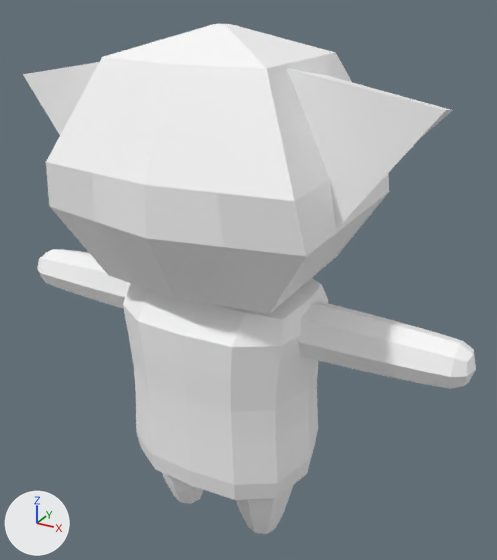
A saved change to the glTF model assets/baseCat.glb.
Before and after are seen from a 50 mm camera at (2.83, -4.74, 4.99) aimed at (-0.14, 0.67, 2.29). Arrows for +X, +Y and +Z are at lower left; the lights stay in place. The older version comes first. Vertices at exactly the same position are counted once.

The older version as bpy lines, for what is in view:
```python
mat_defaultmaterial = bpy.data.materials.new('DefaultMaterial')
mat_defaultmaterial.use_nodes = True; mat_defaultmaterial.node_tree.nodes.clear()
_N = mat_defaultmaterial.node_tree.nodes; _L = mat_defaultmaterial.node_tree.links
n0 = _N.new('ShaderNodeOutputMaterial'); n0.name = 'Material Output'
n1 = _N.new('ShaderNodeBsdfPrincipled'); n1.name = 'Principled BSDF'
n2 = _N.new('ShaderNodeVertexColor'); n2.name = 'Color Attribute'
_L.new(n1.outputs[0], n0.inputs[0])  # 'BSDF' to 'Surface'
_L.new(n2.outputs[0], n1.inputs[0])  # 'Color' to 'Base Color'
me_cube_007 = bpy.data.meshes.new('Cube.007')
me_cube_007.from_pydata(...)  # 698 vertices, 1360 faces; spans x -2.17..2.17, y -0.38..3.35, z -0.88..3.76
me_cube_007.materials.append(mat_defaultmaterial)
ob_torso = bpy.data.objects.new('Torso', me_cube_007)
ob_torso.location = (0.0, -0.71, 0.91)
```
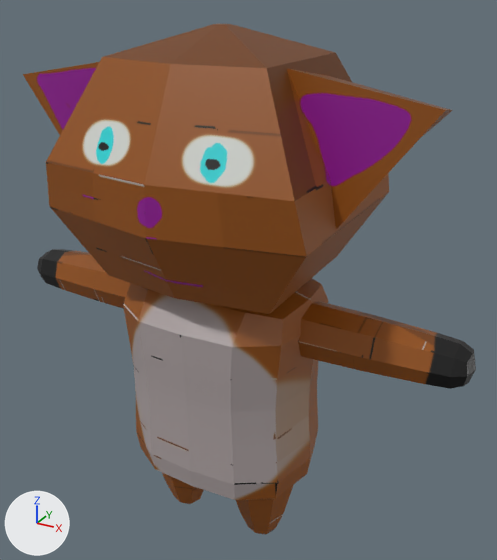
Changed parts and their boxes (x1, y1, x2, y2) in the pictures (497 x 560 px):
'Torso', surface changed (white to brown): (23, 24, 476, 535) in both

The change, as a diff of the scene's bpy script:
```diff
--- a/assets/baseCat.glb.py
+++ b/assets/baseCat.glb.py
@@ img_cat_texture @@
+img_cat_texture = load_image('cat texture', '_unpacked/cat_texture', 1024, 1024, 'sRGB')
@@ mat_defaultmaterial @@
 _N = mat_defaultmaterial.node_tree.nodes; _L = mat_defaultmaterial.node_tree.links
+n1 = _N.new('ShaderNodeBsdfPrincipled'); n1.name = 'Principled BSDF'
 n0 = _N.new('ShaderNodeOutputMaterial'); n0.name = 'Material Output'
-n1 = _N.new('ShaderNodeBsdfPrincipled'); n1.name = 'Principled BSDF'
+n3 = _N.new('ShaderNodeMix'); n3.name = 'Mix'
+n3.data_type = 'RGBA'
+n3.blend_type = 'MULTIPLY'
+n3.inputs[0].default_value = 1.0  # 'Factor'
 n2 = _N.new('ShaderNodeVertexColor'); n2.name = 'Color Attribute'
+n4 = _N.new('ShaderNodeTexImage'); n4.name = 'Image Texture'
+n4.image = img_cat_texture
 _L.new(n1.outputs[0], n0.inputs[0])  # 'BSDF' to 'Surface'
-_L.new(n2.outputs[0], n1.inputs[0])  # 'Color' to 'Base Color'
+_L.new(n3.outputs[2], n1.inputs[0])  # 'Result' to 'Base Color'
+_L.new(n2.outputs[0], n3.inputs[7])  # 'Color' to 'B'
+_L.new(n4.outputs[0], n3.inputs[6])  # 'Color' to 'A'
@@ me_cube_007 @@
 me_cube_007.from_pydata(...)  # 698 vertices, 1360 faces; spans x -2.17..2.17, y -0.38..3.35, z -0.88..3.76
 # used by ob_torso; location = (0.0, -0.71, 0.91)
+# me_cube_007 part 1: texture (UV) coordinates of 1360 of 1360 faces, centred in x -2.14..2.14, y -0.34..3.33, z -0.86..3.76, changed; they spanned u 0.12..0.88, v 0.0..1.0 and now span u 0.0..1.0, v 0.0..1.0
 me_cube_007.materials.append(mat_defaultmaterial)
```
